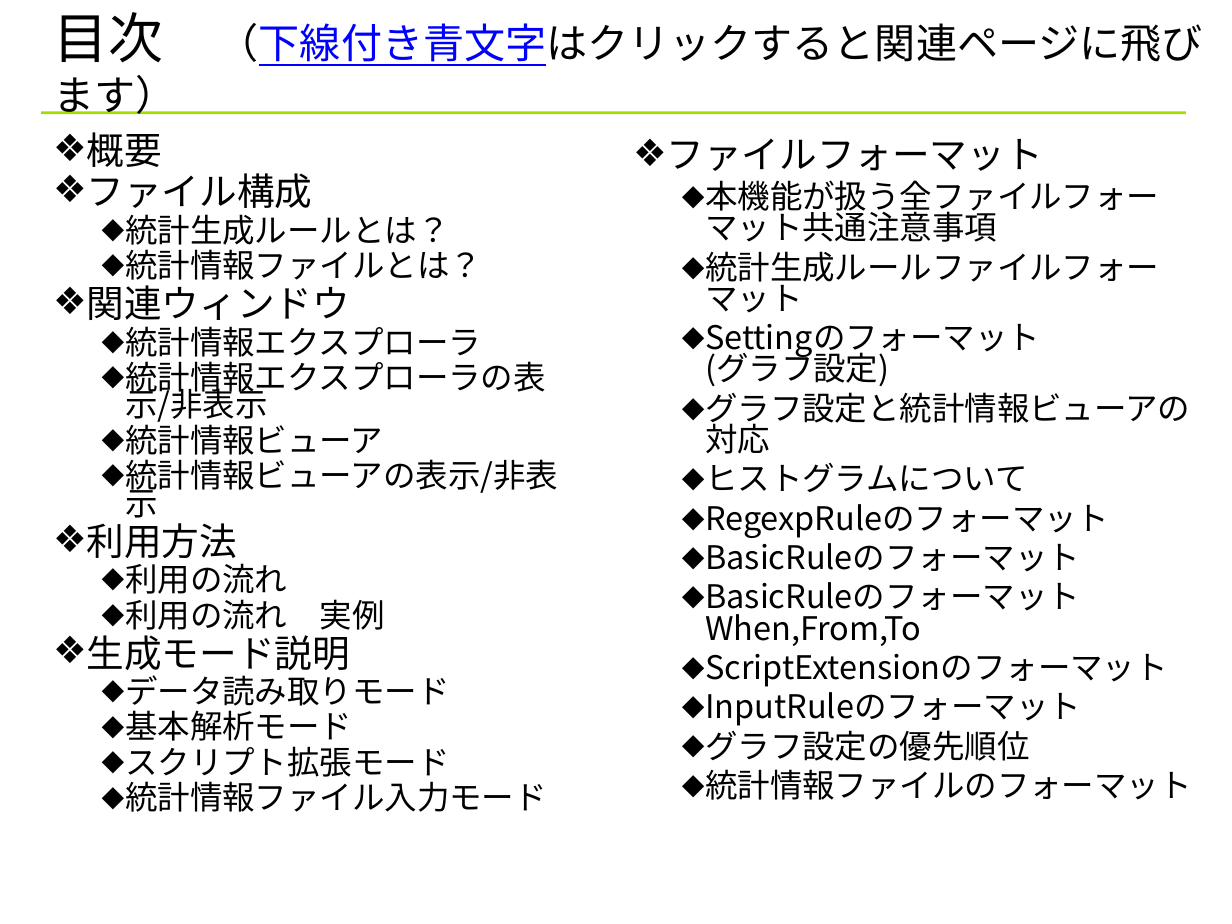
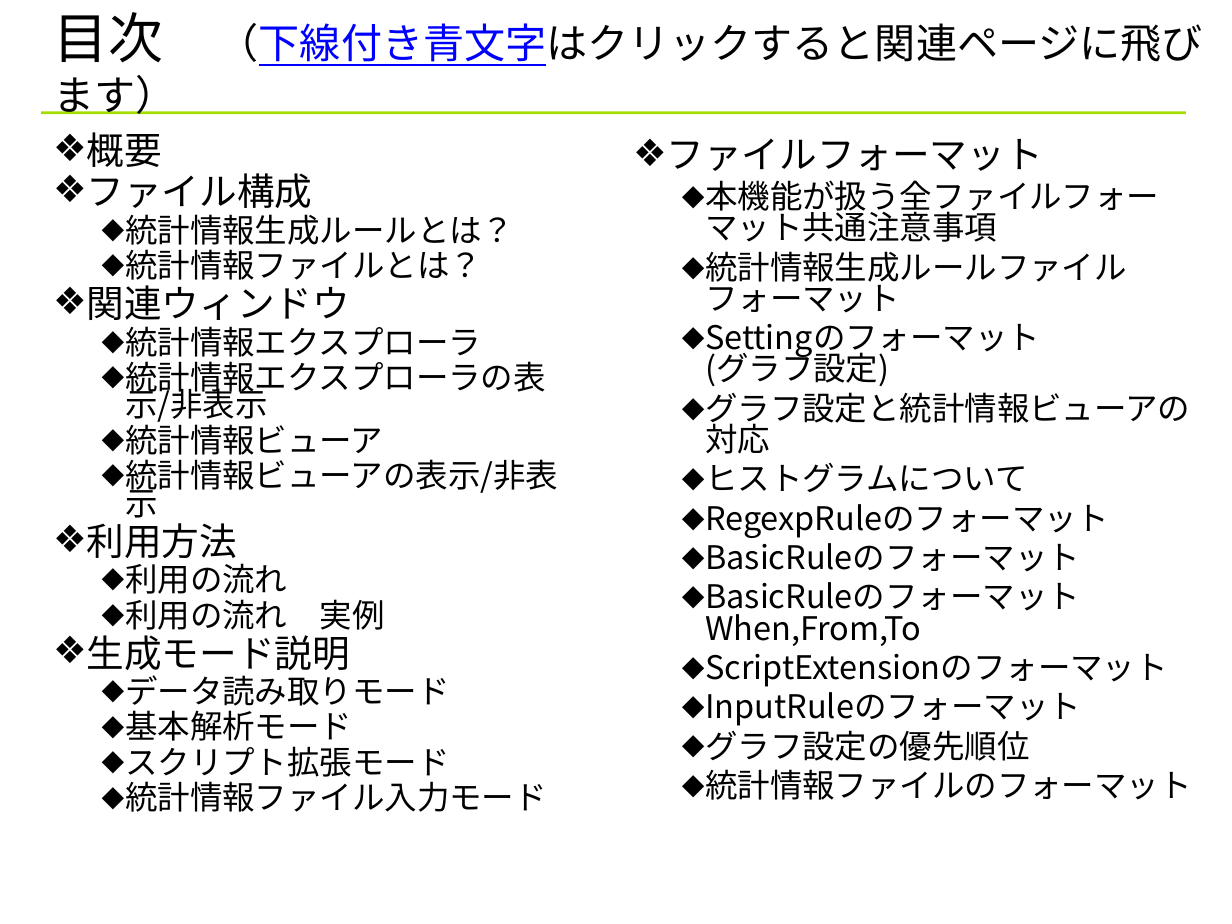
Before and after one commit to YixiaoLi/tlv4mc, a slide deck: slide 2 of doc/statistics_viewer_manual.ppt. Drawn at 1232x924 pixels with LibreOffice and Linux fonts; fonts in the diff are those of the drawing; background and template pictures are left out. Boxes give left, top, right and bottom in pixels: in the first picture for what was removed or moved away, otherwise in the second. Text is boxed around its words. In the diff, an @@ line names an element or a change of style, - is before the commit and + after.

Commit message:
名前変更：統計生成ルール→統計情報生成ルール ファイル構成の修正

```diff
--- a/doc/statistics_viewer_manual.ppt
+++ b/doc/statistics_viewer_manual.ppt
@@ text at (x1=125, y1=214, x2=514, y2=250): text changed @@
-  ⬥ 統計生成ルールとは？
+  ⬥ 統計情報生成ルールとは？
@@ text at (x1=705, y1=251, x2=1127, y2=313): text changed @@
-  ⬥ 統計生成ルールファイルフォーマット
+  ⬥ 統計情報生成ルールファイルフォーマット
```
Also in this commit, not shown: 15 other slides changed, 1 other file.
